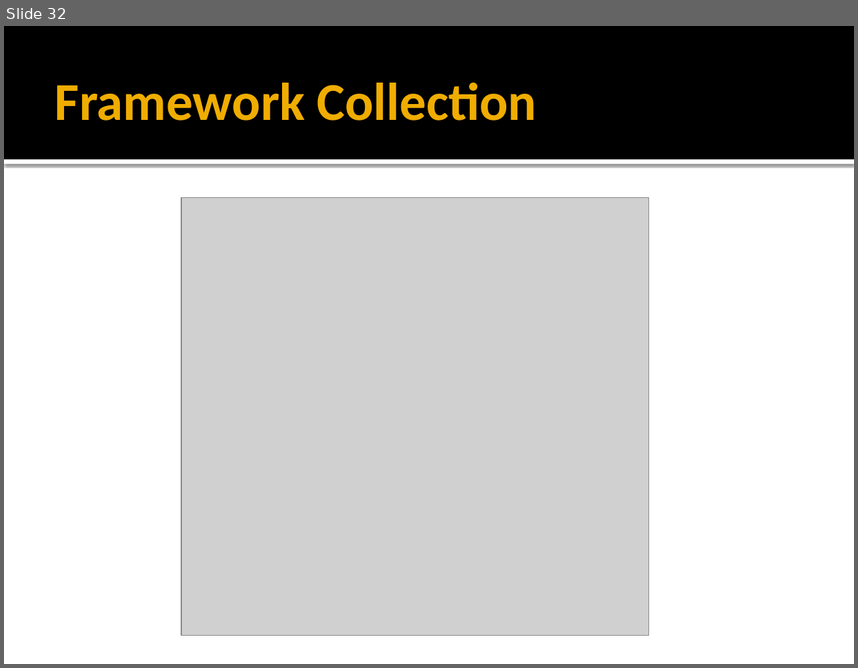
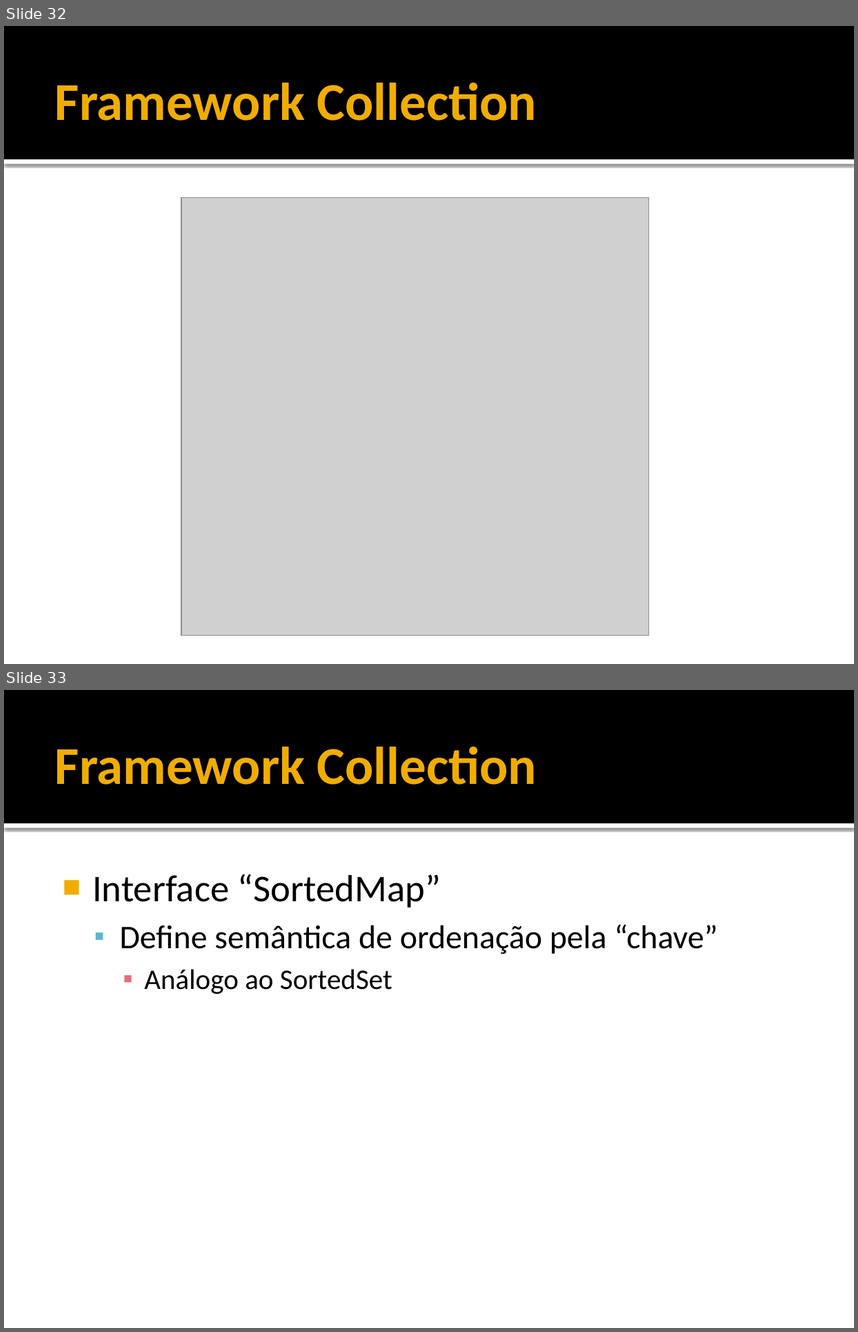
Before and after one commit to filosofisto/cpb-treinamento, a slide deck: Fundamentos/Fundamentos - Collections.pptx. Shown one above the other, each under a label of ours: slide 32 before the commit, slides 32 and 33 after it. The pictures are 858x668 and 858x1332 pixels, drawn with LibreOffice and Linux fonts; fonts in the diff are those of the drawing; grey boxes stand for pictures. Boxes give left, top, right and bottom in pixels: in the first picture for what was removed or moved away, otherwise in the second. Text is boxed around its words. In the diff, an @@ line names an element or a change of style, - is before the commit and + after.

Commit message:
PPT Collection
Atualização

```diff
--- a/Fundamentos/Fundamentos - Collections.pptx
+++ b/Fundamentos/Fundamentos - Collections.pptx
@@ slide 33 added at [4, 690, 854, 1328], background #FFFFFF; not listed: 2 template elements that a slide beside it also shows @@
@@ title added at [55, 747, 537, 785], 45 pt, text #F0AD00, bold @@
+Framework Collection
@@ text added at [92, 874, 717, 994], 28 pt, text #000000 @@
+■ Interface “SortedMap”
+  ▪ Define semântica de ordenação pela “chave”
+    ▪ Análogo ao SortedSet
```
Also in this commit, not shown: 4 other slides added.
